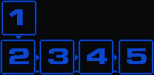
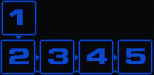
Layered file, before and after one edit (154×75). Changes by layer:
painted on "Capa 2" over (153, 40, 154, 74)
painted on "Capa 1" over (117, 39, 154, 75)
